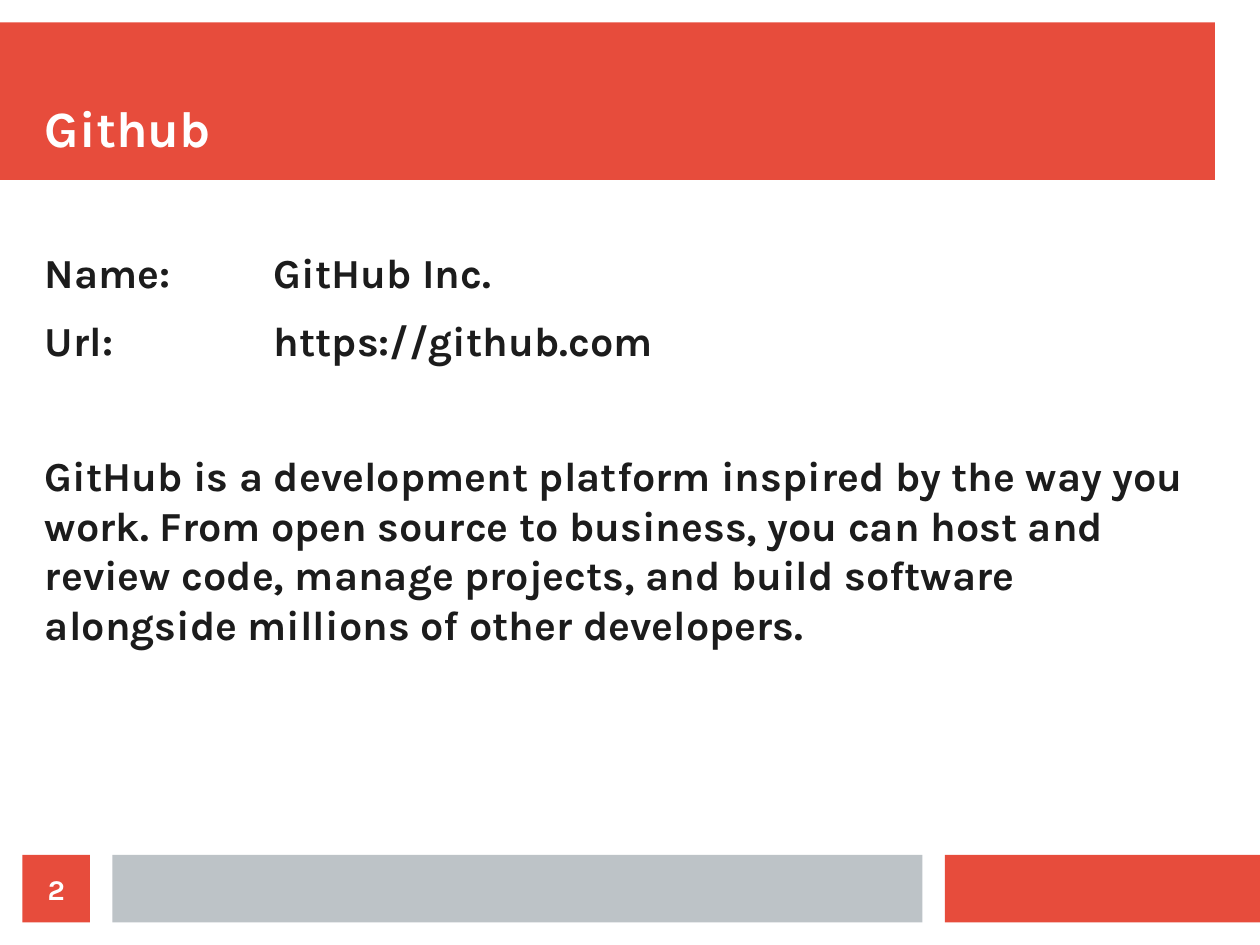
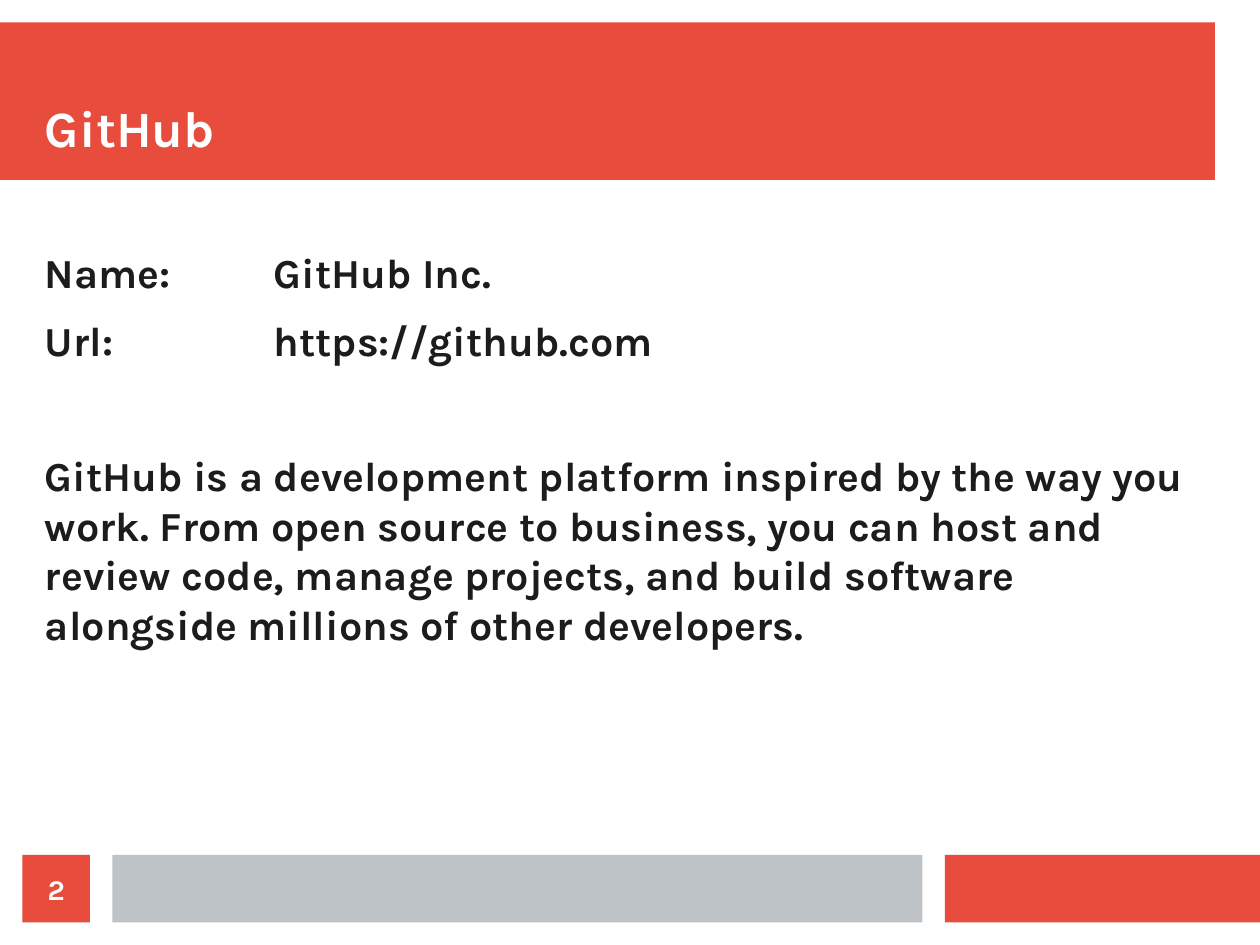
Before and after one commit to hslu-students/iteo-testate, a slide deck: slide 2 of cloud-services/cloud-services.odp. Drawn at 1260x945 pixels with LibreOffice and Linux fonts; fonts in the diff are those of the drawing. Boxes give left, top, right and bottom in pixels: in the first picture for what was removed or moved away, otherwise in the second. Text is boxed around its words. In the diff, an @@ line names an element or a change of style, - is before the commit and + after.

```diff
--- a/cloud-services/cloud-services.odp
+++ b/cloud-services/cloud-services.odp
@@ title at (45,111,215,148): text changed @@
-Github
+GitHub
```
Also in this commit, not shown: 2 other files.
